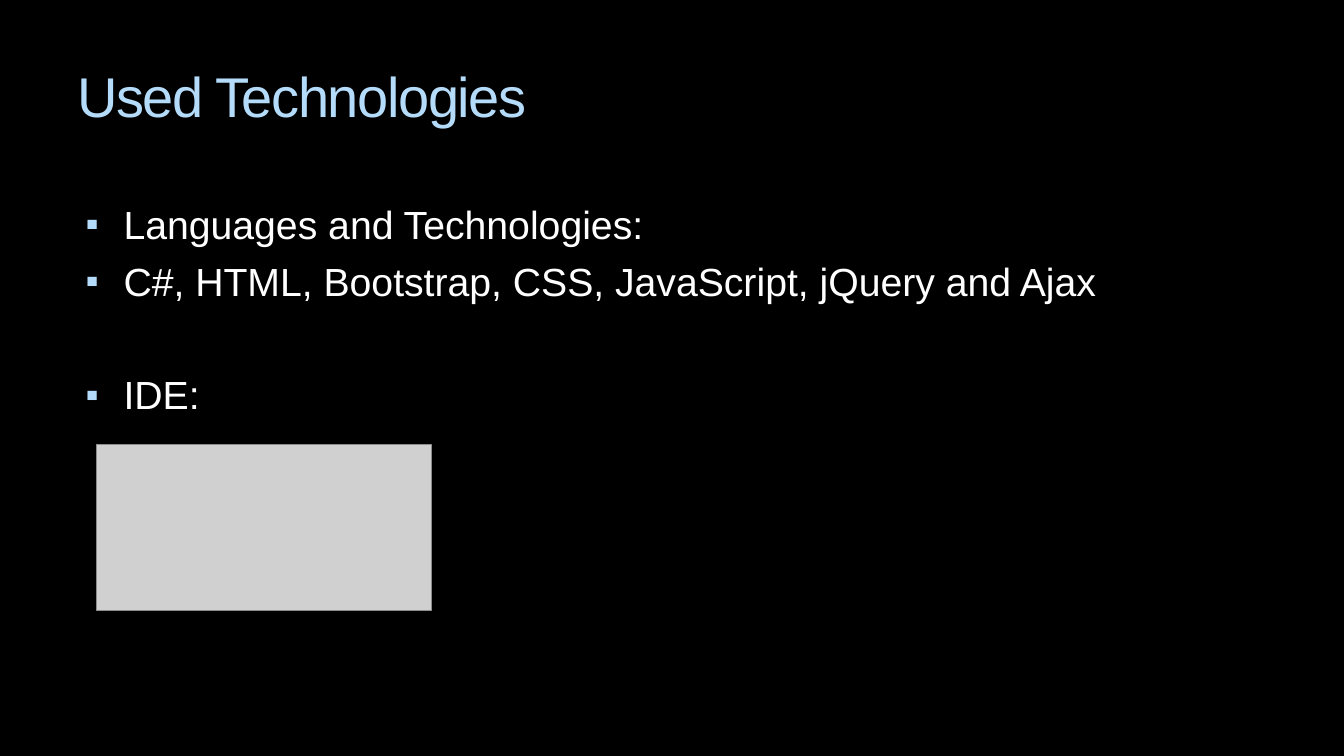
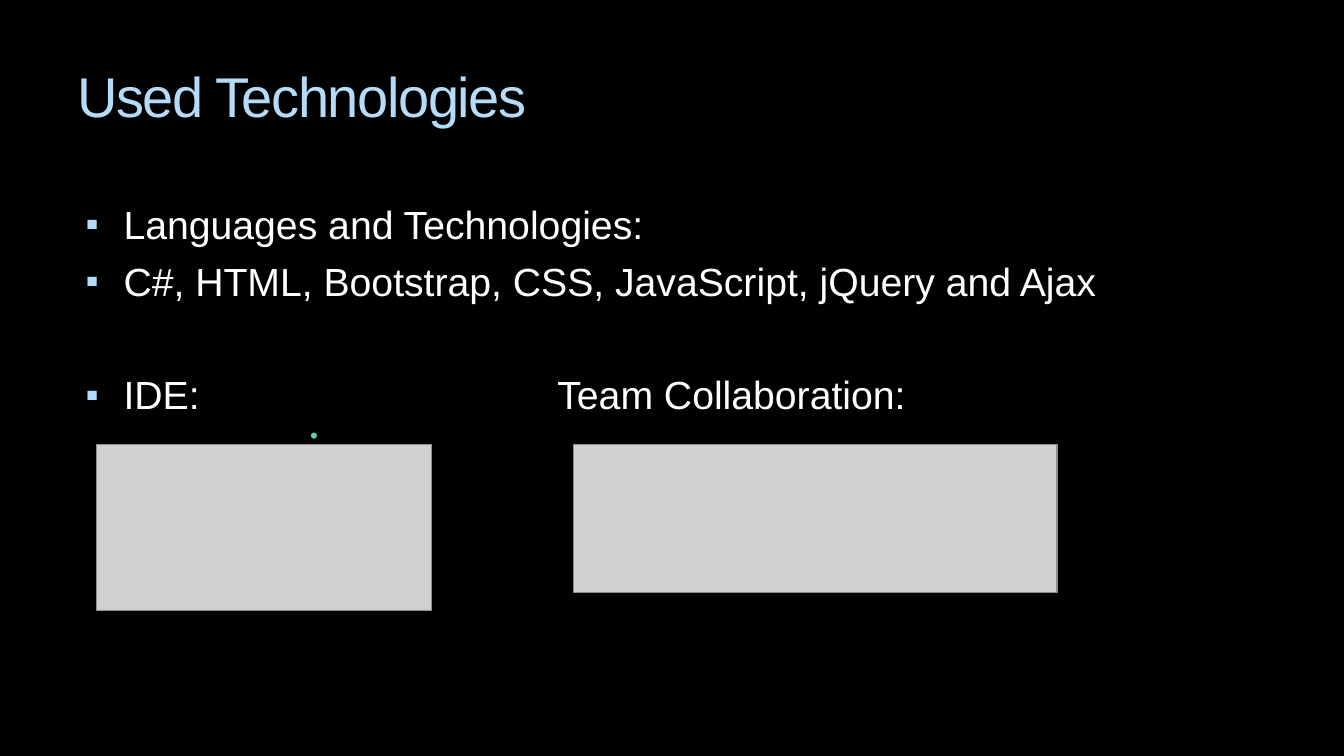
Before and after one commit to GenchoBG/SmartDiary, a slide deck: slide 4 of IntelliMood.pptx. Drawn at 1344x756 pixels with LibreOffice and Linux fonts; fonts in the diff are those of the drawing; grey boxes stand for pictures; background and template pictures are left out. Boxes give left, top, right and bottom in pixels: in the first picture for what was removed or moved away, otherwise in the second. Text is boxed around its words. In the diff, an @@ line names an element or a change of style, - is before the commit and + after.

Commit message:
Modified presentation

```diff
--- a/IntelliMood.pptx
+++ b/IntelliMood.pptx
@@ text at box(124, 380, 906, 410): text changed @@
-▪ IDE:
+▪ IDE: Team Collaboration:
@@ picture added at box(574, 445, 1058, 593) @@
```
